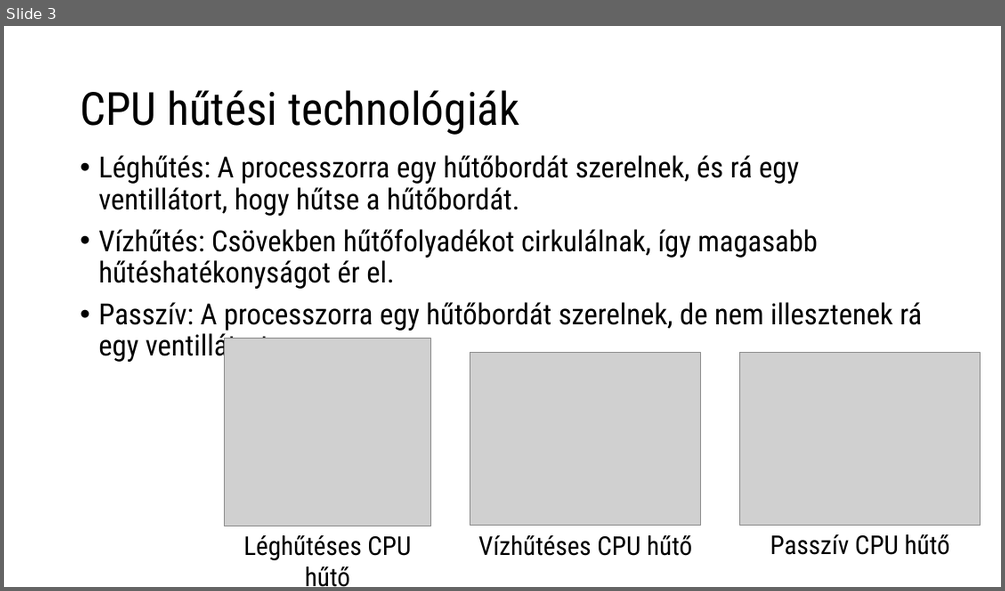
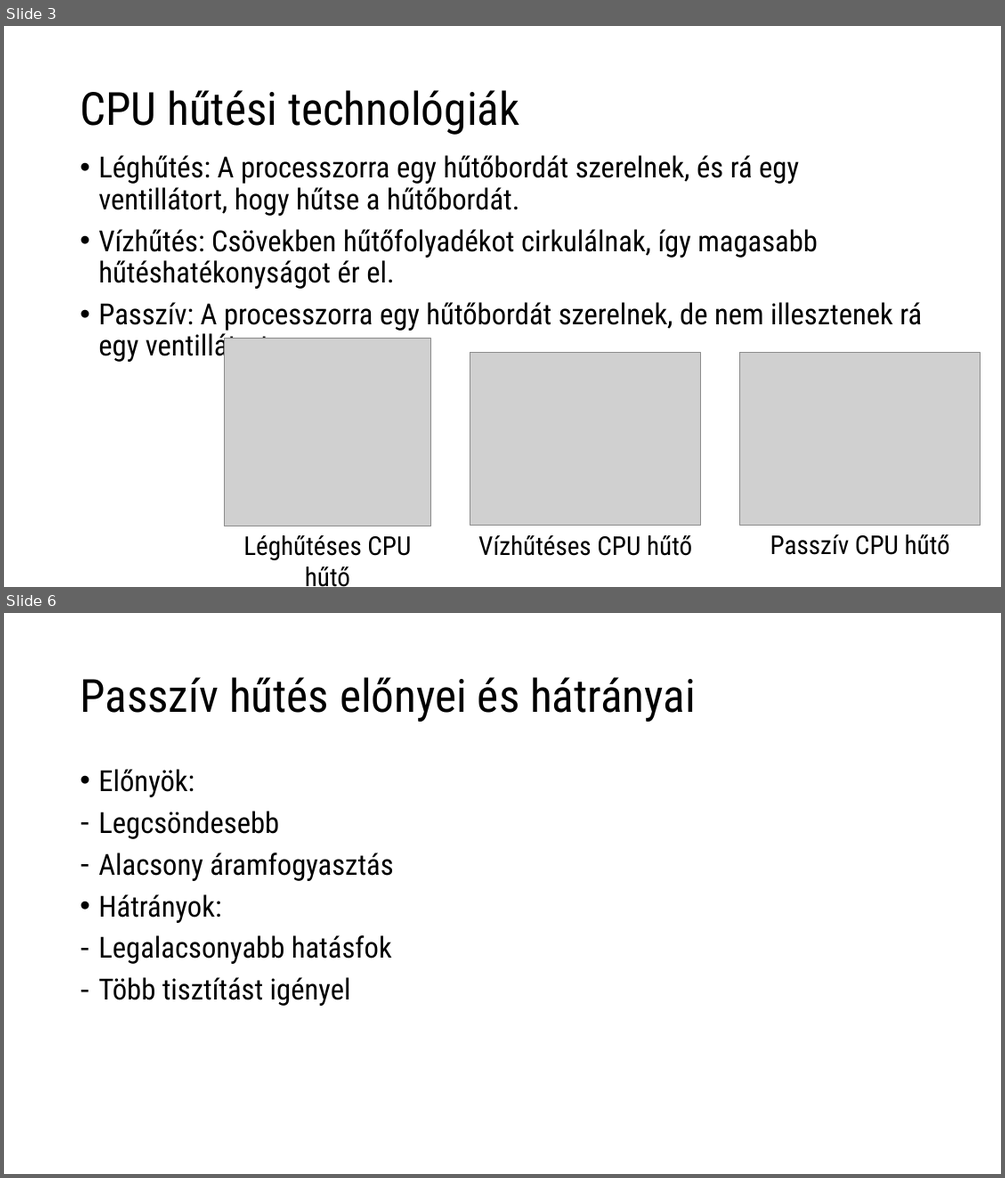
Before and after one commit to verbence/ppt-2022, a slide deck: cpuhutes.pptx. Shown one above the other, each under a label of ours: slide 3 before the commit, slides 3 and 6 after it; the slides between them are not shown. The pictures are 1005x591 and 1005x1178 pixels, drawn with LibreOffice and Linux fonts; fonts in the diff are those of the drawing; grey boxes stand for pictures. Boxes give left, top, right and bottom in pixels: in the first picture for what was removed or moved away, otherwise in the second. Text is boxed around its words. In the diff, an @@ line names an element or a change of style, - is before the commit and + after.

```diff
--- a/cpuhutes.pptx
+++ b/cpuhutes.pptx
@@ slide 6 added at box(4, 613, 1001, 1174), background #FFFFFF @@
@@ title added at box(80, 677, 696, 722), 44 pt, text #000000 @@
+Passzív hűtés előnyei és hátrányai
@@ text added at box(98, 769, 393, 1005), 28 pt, text #000000 @@
+• Előnyök:
+– Legcsöndesebb
+– Alacsony áramfogyasztás
+• Hátrányok:
+– Legalacsonyabb hatásfok
+– Több tisztítást igényel
```
Also in this commit, not shown: 2 slides changed, 2 other slides added, 3 slides removed.
